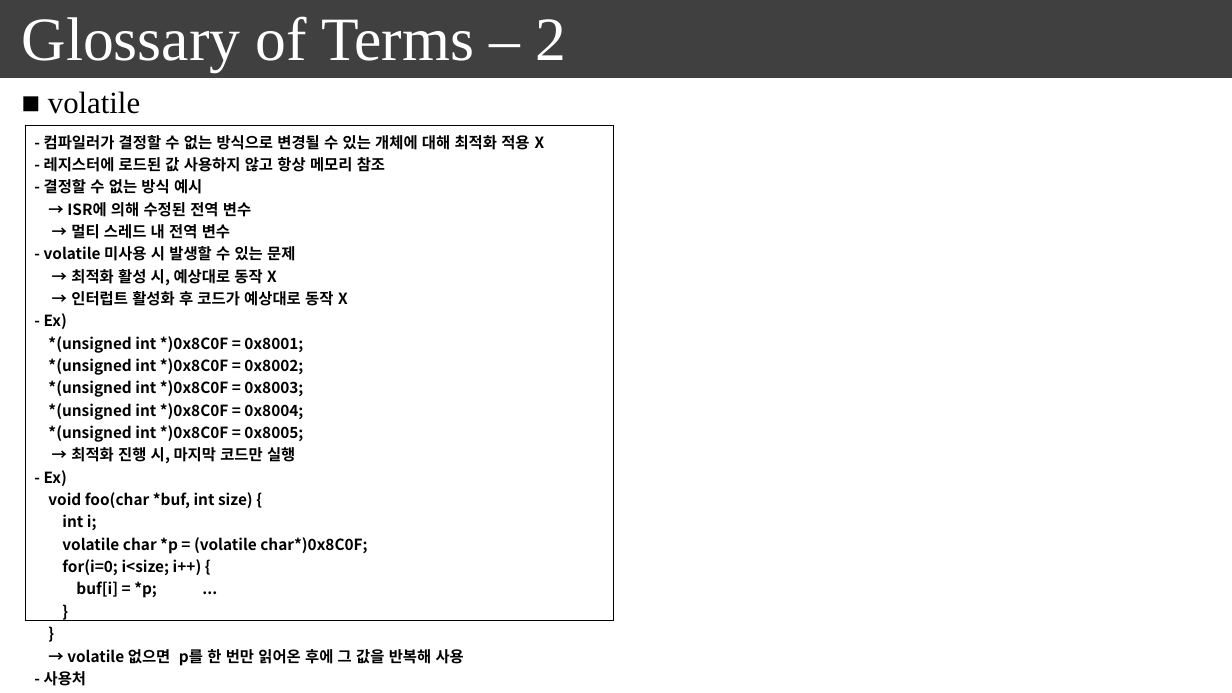
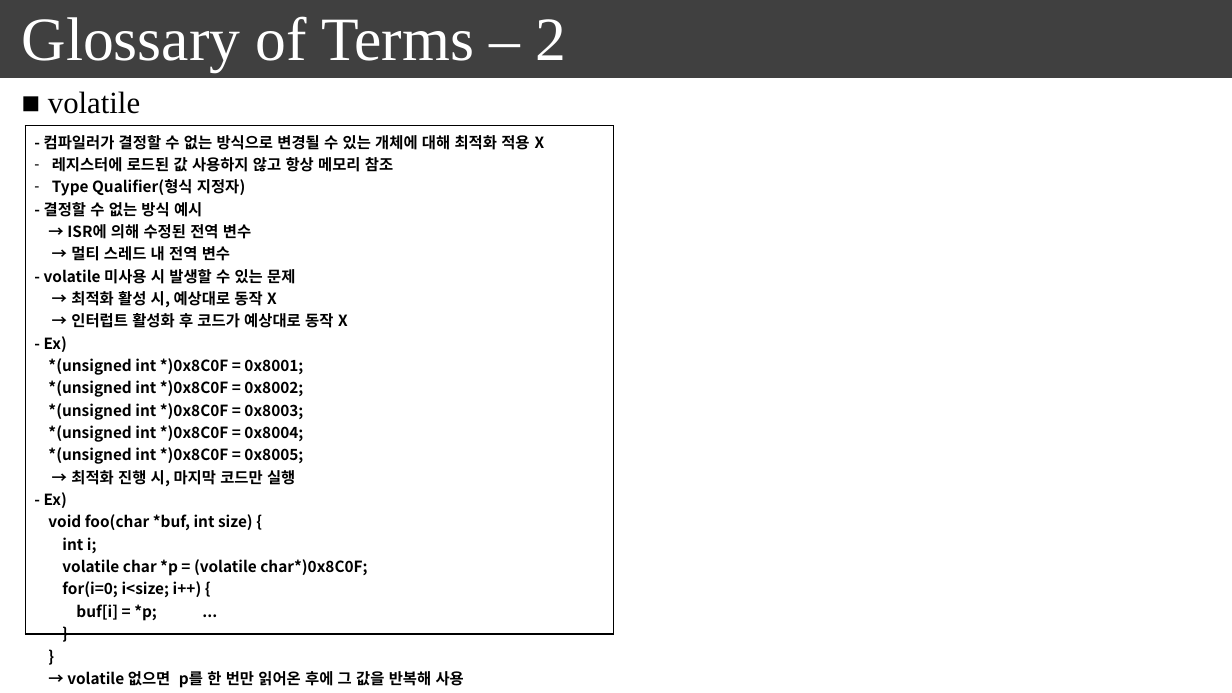
Before and after one commit to seonghokim/Study, a slide deck: slide 4 of Study Material/everything in c.pptx. Drawn at 1232x693 pixels with LibreOffice and Linux fonts; fonts in the diff are those of the drawing. Boxes give left, top, right and bottom in pixels: in the first picture for what was removed or moved away, otherwise in the second. Text is boxed around its words. In the diff, an @@ line names an element or a change of style, - is before the commit and + after.

```diff
--- a/Study Material/everything in c.pptx
+++ b/Study Material/everything in c.pptx
@@ table at (x1=25, y1=126, x2=614, y2=692) @@
-row 1, column 1: - 컴파일러가 결정할 수 없는 방식으로 변경될 수 있는 개체에 대해 최적화 적용 X / - 레지스터에 로드된 값 사용하지 않고 항상 메모리 참조 / - 결정할 수 없는 방식 예시 / → ISR에 의해 수정된 전역 변수 / → 멀티 스레드 내 전역 변수 / - volatile 미사용 시 발생할 수 있는 문제 / → 최적화 활성 시, 예상대로 동작 X / → 인터럽트 활성화 후 코드가 예상대로 동작 X / - Ex) / *(unsigned int *)0x8C0F = 0x8001; / *(unsigned int *)0x8C0F = 0x8002; / *(unsigned int *)0x8C0F = 0x8003; / *(unsigned int *)0x8C0F = 0x8004; / *(unsigned int *)0x8C0F = 0x8005; / → 최적화 진행 시, 마지막 코드만 실행 / - Ex) / void foo(char *buf, int size) { / int i; / volatile char *p = (volatile char*)0x8C0F; / for(i=0; i<size; i++) { / buf[i] = *p; ... / } / } / → volatile 없으면 p를 한 번만 읽어온 후에 그 값을 반복해 사용 / - 사용처 / → MIMO(Memory map I/O, ISR, Multi Thread
+row 1, column 1: - 컴파일러가 결정할 수 없는 방식으로 변경될 수 있는 개체에 대해 최적화 적용 X / 레지스터에 로드된 값 사용하지 않고 항상 메모리 참조 / Type Qualifier(형식 지정자) / - 결정할 수 없는 방식 예시 / → ISR에 의해 수정된 전역 변수 / → 멀티 스레드 내 전역 변수 / - volatile 미사용 시 발생할 수 있는 문제 / → 최적화 활성 시, 예상대로 동작 X / → 인터럽트 활성화 후 코드가 예상대로 동작 X / - Ex) / *(unsigned int *)0x8C0F = 0x8001; / *(unsigned int *)0x8C0F = 0x8002; / *(unsigned int *)0x8C0F = 0x8003; / *(unsigned int *)0x8C0F = 0x8004; / *(unsigned int *)0x8C0F = 0x8005; / → 최적화 진행 시, 마지막 코드만 실행 / - Ex) / void foo(char *buf, int size) { / int i; / volatile char *p = (volatile char*)0x8C0F; / for(i=0; i<size; i++) { / buf[i] = *p; ... / } / } / → volatile 없으면 p를 한 번만 읽어온 후에 그 값을 반복해 사용 / - 사용처 / → MIMO(Memory map I/O, ISR, Multi Thread
```
Also in this commit, not shown: 1 other slide changed.
